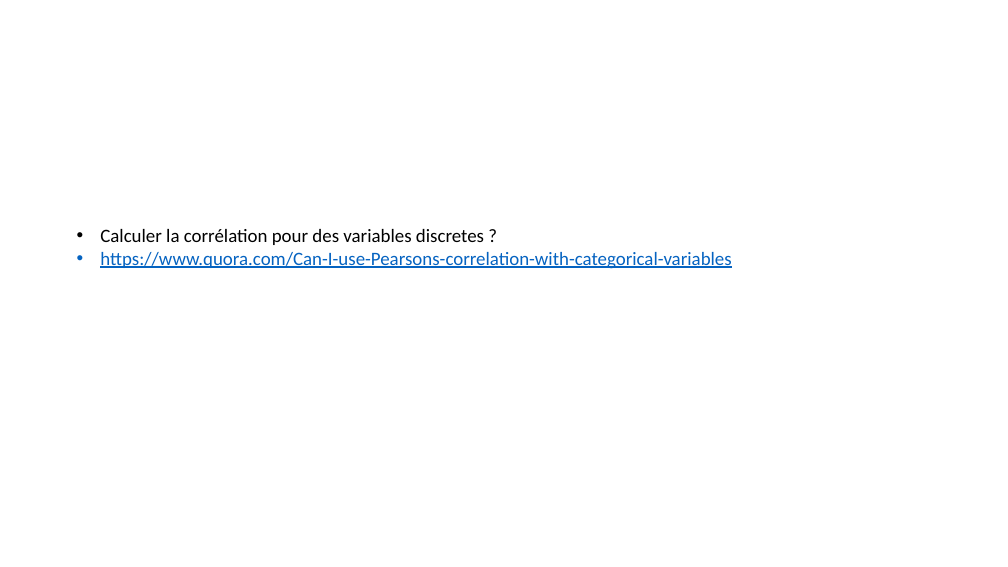
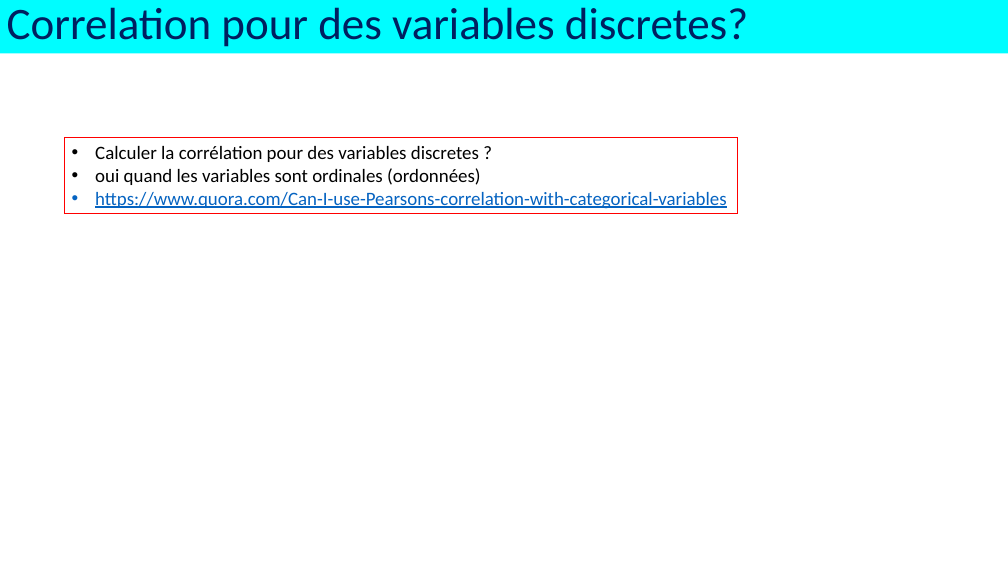
Before and after one commit to alexisperrier/XEmines_DataScience_2020, a slide deck: slide 11 of slides/XEM20_S1D3_regression_lineaire.pptx (slide 10 before the commit). Drawn at 1008x567 pixels with LibreOffice and Linux fonts; fonts in the diff are those of the drawing. Boxes give left, top, right and bottom in pixels: in the first picture for what was removed or moved away, otherwise in the second. Text is boxed around its words. In the diff, an @@ line names an element or a change of style, - is before the commit and + after.

```diff
--- a/slides/XEM20_S1D3_regression_lineaire.pptx
+++ b/slides/XEM20_S1D3_regression_lineaire.pptx
@@ rectangle added at [0, 0, 1008, 54], fill #00FDFF, 42.9 pt, text #002060 @@
+Correlation pour des variables discretes?
@@ rectangle "Calculer la corrélation pour des ...": place and size @@
-rectangle "Calculer la corrélation pour des ..." at [100, 229, 731, 269]
+rectangle "Calculer la corrélation pour des ..." at [64, 138, 737, 214]
@@ rectangle "Calculer la corrélation pour des ..." at [64, 138, 737, 214]: outline none to #FF0000 0.75 pt @@
@@ text in rectangle at [95, 168, 481, 185]: paragraph added @@
+• oui quand les variables sont ordinales (ordonnées)
```
Also in this commit, not shown: 10 other slides changed, 1 slide added.
